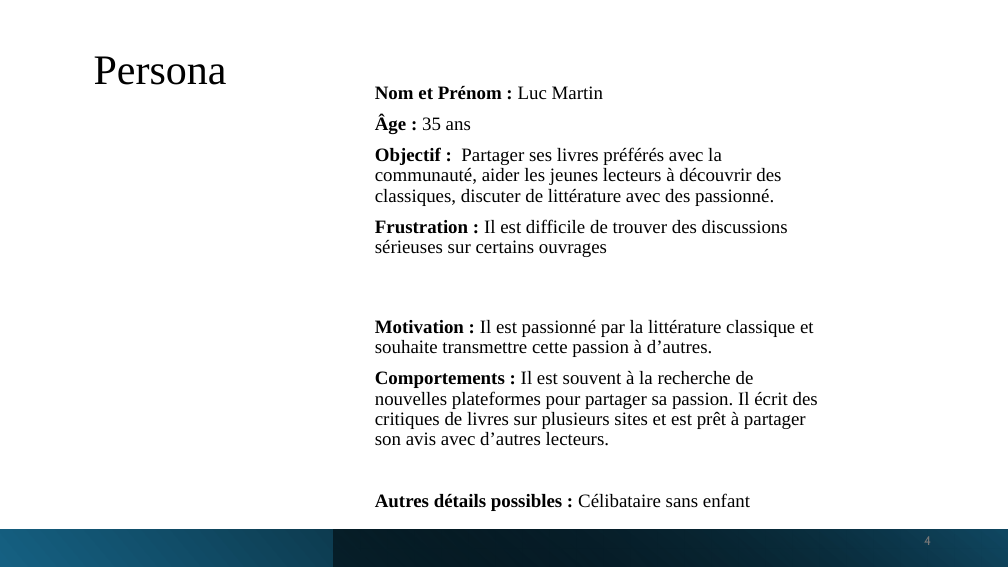
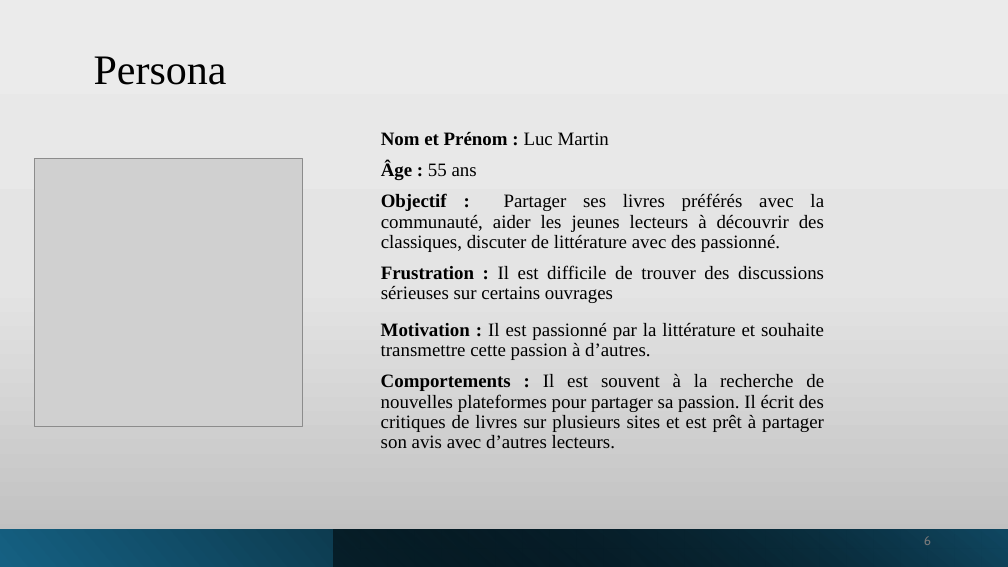
Before and after one commit to manelbenhamouda/projets-CDA, a slide deck: slide 6 of Diaporama_Haldan.pptx (slide 4 before the commit). Drawn at 1008x567 pixels with LibreOffice and Linux fonts; fonts in the diff are those of the drawing; grey boxes stand for pictures. Boxes give left, top, right and bottom in pixels: in the first picture for what was removed or moved away, otherwise in the second. Text is boxed around its words. In the diff, an @@ line names an element or a change of style, - is before the commit and + after.

```diff
--- a/Diaporama_Haldan.pptx
+++ b/Diaporama_Haldan.pptx
@@ background #FFFFFF to gradient #ECECEC to #E5E5E5 to #BEBEBE @@
@@ text "Nom et Prénom : Luc ...": place and size @@
-text "Nom et Prénom : Luc ..." at bbox=[375, 86, 788, 257]
+text "Nom et Prénom : Luc ..." at bbox=[381, 132, 824, 303]
@@ text at bbox=[381, 132, 824, 303]: alignment left to justified @@
@@ picture added at bbox=[35, 158, 302, 426] @@
@@ text at bbox=[381, 162, 477, 180]: text changed @@
-Âge : 35 ans
+Âge : 55 ans
@@ text at bbox=[381, 323, 824, 360]: text changed @@
-Motivation : Il est passionné par la littérature classique et souhaite transmettre cette passion à d’autres.
+Motivation : Il est passionné par la littérature et souhaite transmettre cette passion à d’autres.
@@ text at bbox=[381, 374, 824, 449]: alignment left to justified @@
@@ text at bbox=[375, 493, 750, 511]: paragraph removed @@
-Autres détails possibles : Célibataire sans enfant
@@ page number at bbox=[924, 536, 931, 545]: text changed @@
-4
+6
```
Also in this commit, not shown: 7 other slides changed, 13 slides added.
